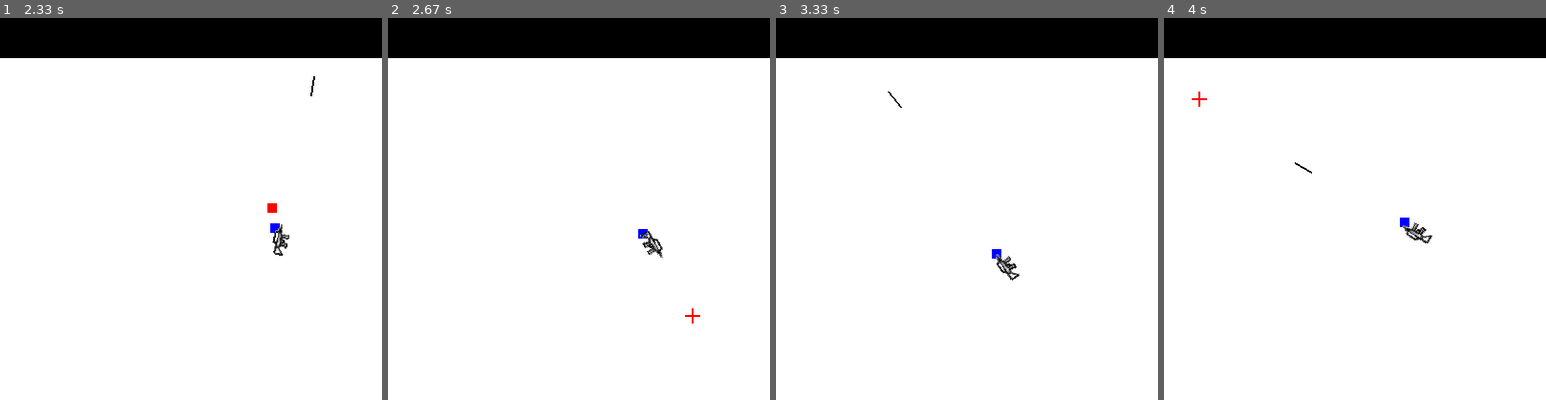
Above: before the commit, frames 1-4 (left to right).
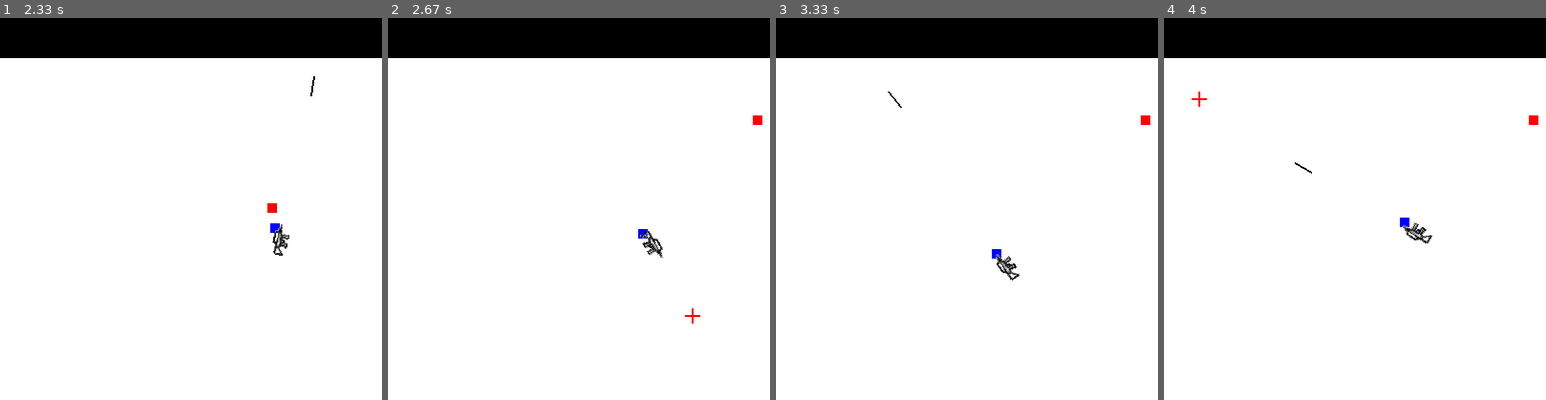
Above: after the commit, the same moments.

Repository: zwang20/Chaos
Game: pygame game, started from chaos.py
The game is run twice, just before and just after one commit, with the same random seed, the same clock (stepped at 60 frames per second) and the same inputs.
Inputs (mouse positions are % of the whole screen's width and height, from its top left):
- Up to frame 1 (2.33 s): tap Space at 0.33, 0.73, 1.03, 1.23, 1.57, 1.87, 2.07 s; hold Right 0.67-1.13 s; move the mouse to (82, 47) at 0.7 s; hold Up 1.17-1.47 s; move the mouse to (26, 51) at 1.2 s; hold Right 1.5-1.97 s; move the mouse to (19, 35) at 1.53 s; hold Left from 2 s (still down); move the mouse to (65, 15) at 2.03 s
- Up to frame 2 (2.67 s): tap Space at 2.37, 2.63 s; release Left at 2.53 s; hold Down from 2.57 s (still down); move the mouse to (62, 59) at 2.6 s
- Up to frame 3 (3.33 s): release Down at 2.87 s; hold Left 2.9-3.3 s; move the mouse to (24, 13) at 2.93 s; tap Space at 2.97, 3.27 s
- Up to frame 4 (4 s): hold Up 3.33-3.7 s; move the mouse to (52, 16) at 3.37 s; tap Space at 3.4, 3.8 s; hold Right from 3.73 s (still down); move the mouse to (26, 30) at 3.77 s
The pictures show only the part of the screen within x 22-72%, y 20-70%; the shares and areas given below are measured in that part.

Frame 1 is identical in both runs. In frame 2, less than 0.1% of the frame differs, in the area x 95-98%, y 25-28%; in frame 3, less than 0.1%; in frame 4, less than 0.1%.

Commit message:
Better spawn

Diff:
--- a/chaos.py
+++ b/chaos.py
@@ -182,9 +182,9 @@
             if (e.x < i.x < (e.x + Enemy.width) and e.y < i.y < (e.y + Enemy.height)) or (e.x < i.x + i.vector_x < (e.x + Enemy.width) and e.y < i.y + i.vector_y < (e.y + Enemy.height)):
                 Enemy.objects.remove(e)
                 Bullet.objects.remove(i)
+                if len(Enemy.objects) == 0 or int(clock.get_fps()) > 25:
+                    smart_spawn()
                 if int(clock.get_fps()) > 25:
-                    smart_spawn()
-                if len(Enemy.objects) == 0:
                     smart_spawn()
     for i in Bullet.objects:
         for b in Block.objects:
@@ -227,7 +227,6 @@
     spread = 1
 
     while True:
-
         # initilasion
         clock.tick(30)  # Frames per second
         sge_clear(display)  # Clear
